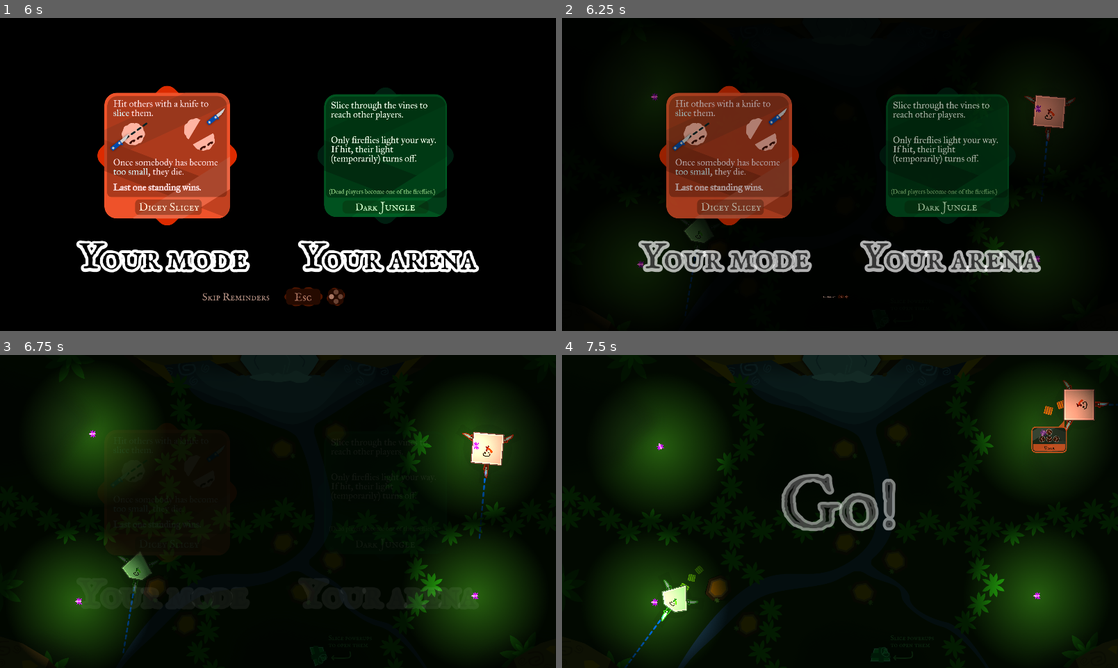
Above: before the commit, frames 1-4 (two rows, left to right).
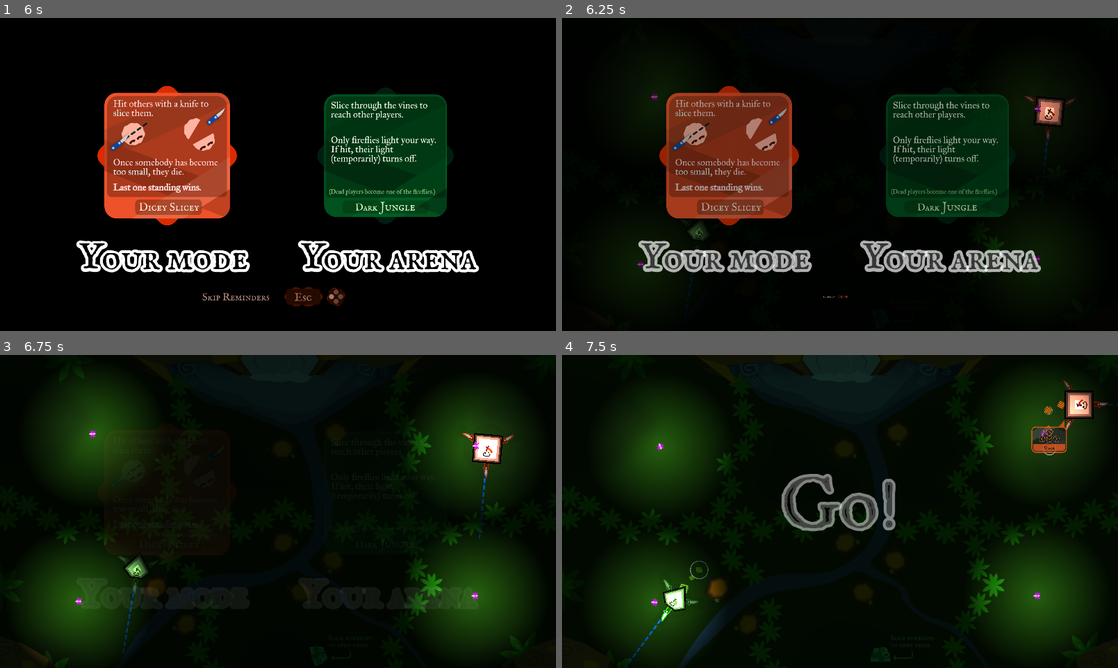
Above: after the commit, the same moments.

Repository: Pandaqi/Pumpkins
Game: Godot game, scene res://Main.tscn
Same seed, same stepped clock (60 frames per second), same inputs: the game is played once before the commit and once after it. This scene is started directly instead of the project's main scene. Sound files missing from this copy of the repository are replaced by a short silence.
Inputs (mouse positions are in pixels of both pictures, inside the frame that each line leads up to):
- Up to frame 1 (6 s): tap Enter (add_keyboard_player) at 0.5, 1.35 s; move the mouse to (400, 158) at 0.52 s; hold Right (ui_right) 0.53-1.28 s; tap B (add_bot) at 0.6 s; click (400, 158) at 0.67 s; tap R (pause_restart) at 1.25, 2.75, 5 s; move the mouse to (166, 190) at 1.27 s; hold Down (ui_down) 1.28-2.03 s; tap Space (config_continue) at 2, 2.1, 4.25 s; move the mouse to (333, 105) at 2.02 s; hold Right (ui_right) 2.03-2.78 s; move the mouse to (250, 237) at 2.77 s; hold Up (ui_up) 2.78-3.53 s; tap Shift (remove_keyboard_player) at 2.85 s; click (250, 237) at 2.92 s; move the mouse to (444, 221) at 3.52 s; hold Left (ui_left) 3.53-5.03 s; tap K at 3.6 s; move the mouse to (111, 127) at 4.27 s; tap J at 4.35 s; move the mouse to (305, 174) at 5.02 s; hold Down (ui_down) 5.03-5.78 s; tap H at 5.1 s; click (305, 174) at 5.17 s; move the mouse to (194, 96) at 5.77 s; hold Right (ui_right) from 5.78 s (still down); tap U at 5.85 s
- Up to frame 2 (6.25 s): keep holding Right (ui_right)
- Up to frame 3 (6.75 s): move the mouse to (400, 495) at 6.52 s; release Right (ui_right) at 6.53 s; hold Up (ui_up) from 6.53 s (still down); tap P at 6.6 s
- Up to frame 4 (7.5 s): move the mouse to (728, 527) at 7.27 s; release Up (ui_up) at 7.28 s; hold Right (ui_right) from 7.28 s (still down); tap V at 7.35 s; click (728, 527) at 7.42 s

Frame 1 is identical in both runs. In frame 2, 0.6% of the frame differs, in the area x 22-91%, y 24-72%; in frame 3, 0.8%; in frame 4, 1.0%, in the area x 17-96%, y 10-83%.

Commit message:
Finishes swimming pool, adds more fixes, plans for tomorrow

Diff:
--- a/arenas/swimming_pool.tscn
+++ b/arenas/swimming_pool.tscn
@@ -10,12 +10,18 @@
 [ext_resource path="res://assets/arenas/swimming_pool/water_surface_mask.png" type="Texture" id=8]
 [ext_resource path="res://assets/arenas/graveyard/light_texture.png" type="Texture" id=9]
 [ext_resource path="res://scripts/arenas/swimming_pool/drain.gd" type="Script" id=10]
+[ext_resource path="res://assets/arenas/swimming_pool/wave_button.png" type="Texture" id=11]
+[ext_resource path="res://scripts/modules/module_voting.gd" type="Script" id=12]
+[ext_resource path="res://scripts/modules/module_voting_element.gd" type="Script" id=13]
 
 [sub_resource type="ShaderMaterial" id=4]
 
 [sub_resource type="RectangleShape2D" id=5]
 extents = Vector2( 971.08, 44.0072 )
 
+[sub_resource type="RectangleShape2D" id=7]
+extents = Vector2( 55.3299, 54.4586 )
+
 [sub_resource type="RectangleShape2D" id=1]
 extents = Vector2( 21.75, 343.168 )
 
@@ -25,7 +31,7 @@
 [sub_resource type="CircleShape2D" id=6]
 radius = 256.665
 
-[node name="DarkJungle" instance=ExtResource( 1 )]
+[node name="SwimmingPool" instance=ExtResource( 1 )]
 
 [node name="Bg" type="Sprite" parent="Map/BG" index="0"]
 texture = ExtResource( 4 )
@@ -70,6 +76,70 @@
 mode = 3
 range_item_cull_mask = 4
 
+[node name="Voting" type="Node2D" parent="Map/BG/WaterSurface" index="3"]
+script = ExtResource( 12 )
+
+[node name="Tween" type="Tween" parent="Map/BG/WaterSurface/Voting" index="0"]
+
+[node name="DirUp" type="Area2D" parent="Map/BG/WaterSurface/Voting" index="1"]
+position = Vector2( 172.227, 161.085 )
+collision_layer = 16
+collision_mask = 16
+script = ExtResource( 13 )
+option = 3
+
+[node name="CollisionShape2D" type="CollisionShape2D" parent="Map/BG/WaterSurface/Voting/DirUp" index="0"]
+position = Vector2( 0.272583, 0.588455 )
+shape = SubResource( 7 )
+
+[node name="Sprite" type="Sprite" parent="Map/BG/WaterSurface/Voting/DirUp" index="1"]
+texture = ExtResource( 11 )
+
+[node name="DirDown" type="Area2D" parent="Map/BG/WaterSurface/Voting" index="2"]
+position = Vector2( 172.227, 292.657 )
+collision_layer = 16
+collision_mask = 16
+script = ExtResource( 13 )
+option = 1
+
+[node name="CollisionShape2D" type="CollisionShape2D" parent="Map/BG/WaterSurface/Voting/DirDown" index="0"]
+position = Vector2( 0.272583, 0.588455 )
+shape = SubResource( 7 )
+
+[node name="Sprite" type="Sprite" parent="Map/BG/WaterSurface/Voting/DirDown" index="1"]
+texture = ExtResource( 11 )
+flip_v = true
+
+[node name="DirRight" type="Area2D" parent="Map/BG/WaterSurface/Voting" index="3"]
+position = Vector2( 1815.54, 938.902 )
+rotation = 1.5708
+collision_layer = 16
+collision_mask = 16
+script = ExtResource( 13 )
+option = 0
+
+[node name="CollisionShape2D" type="CollisionShape2D" parent="Map/BG/WaterSurface/Voting/DirRight" index="0"]
+position = Vector2( 0.272583, 0.588455 )
+shape = SubResource( 7 )
+
+[node name="Sprite" type="Sprite" parent="Map/BG/WaterSurface/Voting/DirRight" index="1"]
+texture = ExtResource( 11 )
+
+[node name="DirLeft" type="Area2D" parent="Map/BG/WaterSurface/Voting" index="4"]
+position = Vector2( 1685.44, 938.902 )
+rotation = -1.5708
+collision_layer = 16
+collision_mask = 16
+script = ExtResource( 13 )
+option = 2
+
+[node name="CollisionShape2D" type="CollisionShape2D" parent="Map/BG/WaterSurface/Voting/DirLeft" index="0"]
+position = Vector2( 0.272583, 0.588455 )
+shape = SubResource( 7 )
+
+[node name="Sprite" type="Sprite" parent="Map/BG/WaterSurface/Voting/DirLeft" index="1"]
+texture = ExtResource( 11 )
+
 [node name="Entities" type="Sprite" parent="Map/Entities" index="0"]
 texture = ExtResource( 2 )
 centered = false
@@ -257,5 +327,9 @@
 [connection signal="body_entered" from="Map/BG/WaterSurface/Area2D" to="Map/BG/WaterSurface" method="_on_Area2D_body_entered"]
 [connection signal="body_exited" from="Map/BG/WaterSurface/Area2D" to="Map/BG/WaterSurface" method="_on_Area2D_body_exited"]
 [connection signal="body_entered" from="Map/BG/WaterSurface/WaterLine" to="Map/BG/WaterSurface" method="_on_WaterLine_body_entered"]
+[connection signal="body_entered" from="Map/BG/WaterSurface/Voting/DirUp" to="Map/BG/WaterSurface/Voting/DirUp" method="_on_DirUp_body_entered"]
+[connection signal="body_entered" from="Map/BG/WaterSurface/Voting/DirDown" to="Map/BG/WaterSurface/Voting/DirDown" method="_on_DirUp_body_entered"]
+[connection signal="body_entered" from="Map/BG/WaterSurface/Voting/DirRight" to="Map/BG/WaterSurface/Voting/DirRight" method="_on_DirUp_body_entered"]
+[connection signal="body_entered" from="Map/BG/WaterSurface/Voting/DirLeft" to="Map/BG/WaterSurface/Voting/DirLeft" method="_on_DirUp_body_entered"]
 [connection signal="timeout" from="CustomLogic/Timer" to="CustomLogic" method="_on_Timer_timeout"]
 [connection signal="timeout" from="CustomLogic/ItemTimer" to="CustomLogic" method="_on_ItemTimer_timeout"]
--- a/scenes/player.tscn
+++ b/scenes/player.tscn
@@ -32,6 +32,7 @@
 [ext_resource path="res://assets/ui/idle_indicator.png" type="Texture" id=30]
 [ext_resource path="res://scenes/modules/teleporter.tscn" type="PackedScene" id=31]
 [ext_resource path="res://scripts/modules/module_respawner.gd" type="Script" id=32]
+[ext_resource path="res://assets/particles/water_circle.png" type="Texture" id=33]
 
 [sub_resource type="Animation" id=15]
 length = 0.001
@@ -264,6 +265,29 @@
 scale_curve = SubResource( 5 )
 color_ramp = SubResource( 7 )
 
+[sub_resource type="Gradient" id=22]
+offsets = PoolRealArray( 0, 0.836, 1 )
+colors = PoolColorArray( 1, 1, 1, 0, 1, 1, 1, 1, 1, 1, 1, 0 )
+
+[sub_resource type="GradientTexture" id=23]
+gradient = SubResource( 22 )
+
+[sub_resource type="Curve" id=19]
+_data = [ Vector2( 0, 0 ), 0.0, 1.50341, 0, 0, Vector2( 1, 1 ), 0.0, 0.0, 0, 0 ]
+
+[sub_resource type="CurveTexture" id=20]
+curve = SubResource( 19 )
+
+[sub_resource type="ParticlesMaterial" id=21]
+flag_disable_z = true
+gravity = Vector3( 0, 0, 0 )
+orbit_velocity = 0.0
+orbit_velocity_random = 0.0
+scale = 0.25
+scale_random = 0.25
+scale_curve = SubResource( 20 )
+color_ramp = SubResource( 23 )
+
 [sub_resource type="Animation" id=8]
 resource_name = "LightFLicker"
 loop = true
@@ -495,6 +519,13 @@
 process_material = SubResource( 3 )
 texture = ExtResource( 22 )
 
+[node name="WaterParticles" type="Particles2D" parent="Particles"]
+amount = 4
+randomness = 0.5
+local_coords = false
+process_material = SubResource( 21 )
+texture = ExtResource( 33 )
+
 [node name="Light2D" type="Light2D" parent="."]
 texture = ExtResource( 24 )
 energy = 0.5
--- a/scripts/arenas/swimming_pool/custom_logic.gd
+++ b/scripts/arenas/swimming_pool/custom_logic.gd
@@ -113,12 +113,10 @@
 
 	item_scenes.shuffle()
 	var rand_item = item_scenes[0].instance()
-
-	# DEBUGGING:
-	rand_item = item_scenes[2].instance()
-
 	rand_item.set_position(rand_position)
 	map.entities.add_child(rand_item)
+
+	rand_item.modules.status.set_delete_audio("balloonpop")
 
 	tween.interpolate_property(rand_item, "scale",
 		Vector2.ZERO, Vector2(1,1), 0.66,
--- a/scripts/arenas/swimming_pool/water_surface.gd
+++ b/scripts/arenas/swimming_pool/water_surface.gd
@@ -2,7 +2,7 @@
 
 const RESET_THRESHOLD : float = 0.996 # closer to 1 means a longer wait between waves
 
-const NUM_WAVES_UNTIL_DIR_CHANGE : int = 5
+const NUM_WAVES_UNTIL_DIR_CHANGE : int = 4
 
 onready var area = $Area2D
 onready var water_line = $WaterLine
@@ -17,8 +17,18 @@
 
 var vp = Vector2(1920,1080)
 
+onready var voting = $Voting
+onready var mode = get_node("/root/Main/ModeManager")
+
 func _ready():
+	check_if_voting_needed()
 	change_direction()
+
+func check_if_voting_needed():
+	if mode.players_can_die(): return
+
+	voting.queue_free()
+	voting = null
 
 func _physics_process(dt):
 	move_water_line(dt)
@@ -47,8 +57,8 @@
 	ortho.y = abs(ortho.y)
 
 	var abs_water_dir = water_dir
-	water_dir.x = abs(water_dir.x)
-	water_dir.y = abs(water_dir.y)
+	abs_water_dir.x = abs(water_dir.x)
+	abs_water_dir.y = abs(water_dir.y)
 
 	var line_offset = 0.5 * vp * ortho
 	var actual_line = visual_water_line * abs_water_dir * vp
@@ -60,10 +70,14 @@
 
 	material.set_shader_param("cur_line", visual_water_line)
 
-func change_direction():
+func change_direction(new_dir : Vector2 = Vector2.ZERO):
+
 	# ensure it changes to something different
-	var rand_index = randi() % 3 + 1
-	water_dir = water_dir.rotated(rand_index * 0.5*PI)
+	if new_dir.length() <= 0.03:
+		var rand_index = randi() % 3 + 1
+		water_dir = water_dir.rotated(rand_index * 0.5*PI)
+	else:
+		water_dir = new_dir
 
 	material.set_shader_param("water_dir", water_dir)
 
@@ -76,6 +90,16 @@
 	num_waves_passed += 1
 	if num_waves_passed >= NUM_WAVES_UNTIL_DIR_CHANGE:
 		change_direction()
+
+	if not voting: return
+	var vote_result = voting.request_and_reset_results()
+
+	if vote_result < 0: return
+
+	var rot = vote_result * 0.5 * PI
+	var dir = Vector2(cos(rot), sin(rot))
+
+	change_direction(dir)
 
 func _on_Area2D_body_entered(body):
 	body.modules.status.enter_water()
--- a/scripts/globals/global_audio.gd
+++ b/scripts/globals/global_audio.gd
@@ -22,6 +22,7 @@
 
 	"grab": preload("res://assets/audio/grab.ogg"),
 	"move": preload("res://assets/audio/move.ogg"),
+	"move_water": preload("res://assets/audio/water_slosh.ogg"),
 
 	"collect": preload("res://assets/audio/collect.ogg"),
 	"lose": preload("res://assets/audio/lose.ogg"),
@@ -50,7 +51,8 @@
 	],
 
 	"switch": preload("res://assets/audio/switch.ogg"),
-	"teleport": preload("res://assets/audio/teleport.ogg")
+	"teleport": preload("res://assets/audio/teleport.ogg"),
+	"balloonpop": preload("res://assets/audio/balloonpop.ogg"),
 }
 
 func _ready():
--- a/scripts/globals/global_dict.gd
+++ b/scripts/globals/global_dict.gd
@@ -6,7 +6,7 @@
 	'powerups': [],
 	'throwables': [],
 
-	'use_cartoony_coloring': true,
+	'use_cartoony_coloring': false,
 
 	'max_players': 6,
 	'auto_pickup_powerups': false,
--- a/scripts/modules/module_drawer.gd
+++ b/scripts/modules/module_drawer.gd
@@ -92,7 +92,7 @@
 	# now keep merging with shapes until none left
 	var counter = 1
 	var full_polygon = shape_list[0]
-	while shape_list.size() > 1:
+	while shape_list.size() > 1 and counter < shape_list.size():
 		var new_polygon = Geometry.merge_polygons_2d(full_polygon, shape_list[counter])
 
 		# no succesful merge? continue
--- a/scripts/modules/module_mover.gd
+++ b/scripts/modules/module_mover.gd
@@ -43,7 +43,17 @@
 	move_regular(vec)
 
 	if not move_audio_player or not is_instance_valid(move_audio_player):
-		move_audio_player = GlobalAudio.play_dynamic_sound(body, "move", -9)
+		create_move_audio()
+
+func recreate_move_audio():
+	remove_move_audio()
+	create_move_audio()
+
+func create_move_audio():
+	var key = "move"
+	if body.modules.status.in_water: key = "move_water"
+
+	move_audio_player = GlobalAudio.play_dynamic_sound(body, key, -9)
 
 func remove_move_audio():
 	if not move_audio_player: return
@@ -71,7 +81,7 @@
 
 	var speed_penalty_for_size = body.modules.shaper.get_size_as_ratio()*0.5 + 0.5
 	var speed_penalty_water = 1.0
-	if in_water: speed_penalty_water = 0.5
+	if in_water: speed_penalty_water = 0.775
 
 	var final_speed = speed_multiplier*MOVE_SPEED*speed_penalty_for_size*speed_penalty_water
 	var final_vec = forward_vec*final_speed
--- a/scripts/modules/module_particles.gd
+++ b/scripts/modules/module_particles.gd
@@ -1,6 +1,11 @@
 extends Node2D
 
 onready var part : Particles2D = $Particles2D
+onready var water_part : Particles2D = $WaterParticles
+
+onready var body = get_parent()
+
+var is_moving : bool = false
 
 func disable():
 	self.queue_free()
@@ -8,8 +13,24 @@
 func update_team_num(num):
 	part.texture = load("res://assets/ui/TeamIcon-" + str(num+1) + ".png")
 
+# NOTE: Don't use "set_visible(true/false)" as that immediately hides all particles, even those that were still happening
+# NOTE: Simply use "set_emitting(true/false)" to prevent NEW ones from spawning, but keep the old ones happening
 func _on_Mover_movement_started():
+	is_moving = true
+
 	part.set_emitting(true)
 
+	if body.modules.status.in_water:
+		water_part.set_emitting(true)
+
+func enter_water():
+	water_part.set_emitting(true)
+
+func exit_water():
+	water_part.set_emitting(false)
+
 func _on_Mover_movement_stopped():
+	is_moving = false
+
 	part.set_emitting(false)
+	water_part.set_emitting(false)
--- a/scripts/modules/module_projectile_bodyless.gd
+++ b/scripts/modules/module_projectile_bodyless.gd
@@ -143,9 +143,7 @@
 		body.set_rotation(old_rotation - hit_body.rotation)
 		body.set_position(hit_body.to_local(old_position))
 
-		body.modules.status.reset_to_held_state()
-
-		print("GETTING STUCK _IN_ SOME _MOVING_ THING")
+		body.modules.status.reset_to_held_and_stuck_state()
 
 	return true
 
--- a/scripts/modules/module_selfdestructor.gd
+++ b/scripts/modules/module_selfdestructor.gd
@@ -13,15 +13,19 @@
 
 func _on_Timer_timeout():
 	throw_away_all_throwables_we_own()
-
-	body.queue_free()
+	body.modules.status.delete()
 
 func throw_away_all_throwables_we_own():
-	for child in get_children():
+	for child in body.get_children():
 		if child.is_in_group("Throwables"):
-			var vec = (child.global_position - global_position).normalized() * 1000.0
+			var old_pos = child.global_position
+			var old_rot = child.global_rotation
+			var vec = (old_pos - global_position).normalized() * 1000.0
 
-			remove_child(child)
+			child.get_parent().remove_child(child)
 			map.knives.add_child(child)
 
-			child.throw(null, vec)
+			child.set_position(old_pos)
+			child.set_rotation(old_rot)
+
+			child.modules.thrower.throw(null, vec)
--- a/scripts/modules/module_slasher.gd
+++ b/scripts/modules/module_slasher.gd
@@ -4,7 +4,7 @@
 const QUICK_SLASH_COOLDOWN_DURATION : float = 3000.0 # milliseconds
 
 const ROTATE_SPEED : float = 1.0
-const WATER_ROTATE_SPEED : float = 0.66
+const WATER_ROTATE_SPEED : float = 0.87
 const AIM_INTERP_FACTOR : float = 0.25
 
 onready var body = get_parent()
--- a/scripts/modules/module_status_item.gd
+++ b/scripts/modules/module_status_item.gd
@@ -1,4 +1 @@
 extends "res://scripts/modules/status_general.gd"
-
-func delete():
-	get_parent().queue_free()
--- /dev/null
+++ b/scripts/modules/module_voting.gd
@@ -0,0 +1,50 @@
+extends Node2D
+
+const MAX_OPTIONS : int = 4
+
+var votes_per_option = []
+var nodes_used_for_voting = []
+
+onready var tween = $Tween
+onready var particles = get_node("/root/Main/Particles")
+
+func _ready():
+	reset()
+
+func cast_vote(node):
+	tween.interpolate_property(node, "scale",
+		Vector2(1,1)*1.5, Vector2(1,1), 0.5,
+		Tween.TRANS_LINEAR, Tween.EASE_OUT)
+
+	tween.start()
+
+	votes_per_option[node.option] += 1
+	particles.general_feedback(node.global_position, "Voted!")
+
+	if not node in nodes_used_for_voting:
+		nodes_used_for_voting.append(node)
+
+func reset():
+	votes_per_option.resize(MAX_OPTIONS)
+	for i in range(MAX_OPTIONS):
+		votes_per_option[i] = 0
+
+	for node in nodes_used_for_voting:
+		particles.general_feedback(node.global_position, "Reset!")
+
+	nodes_used_for_voting = []
+
+func get_option_with_most_votes():
+	var option = -1
+	var votes = 0
+	for i in range(MAX_OPTIONS):
+		if votes_per_option[i] > votes:
+			votes = votes_per_option[i]
+			option = i
+
+	return option
+
+func request_and_reset_results():
+	var result = get_option_with_most_votes()
+	reset()
+	return result
--- /dev/null
+++ b/scripts/modules/module_voting_element.gd
@@ -0,0 +1,11 @@
+extends Area2D
+
+export var option : int = -1
+
+onready var voter = get_parent()
+
+func _on_DirUp_body_entered(body):
+	if not body.is_in_group("Players"): return
+	if not body.modules.status.is_dead: return
+
+	voter.cast_vote(self)
--- a/scripts/modules/modules_status.gd
+++ b/scripts/modules/modules_status.gd
@@ -120,7 +120,7 @@
 		return
 
 	is_dead = true
-	make_ghost()
+	make_ghost(true)
 
 	var params = {}
 	if not is_bot: params = arena.on_player_death(body)
@@ -190,5 +190,11 @@
 func enter_water():
 	in_water = true
 
+	body.modules.mover.recreate_move_audio()
+	body.modules.particles.enter_water()
+
 func exit_water():
 	in_water = false
+
+	body.modules.mover.recreate_move_audio()
+	body.modules.particles.exit_water()
--- a/scripts/modules/status_general.gd
+++ b/scripts/modules/status_general.gd
@@ -3,6 +3,10 @@
 var in_water : bool = false
 var player_num : int = -1
 var team_num : int = -1
+
+var delete_audio_key : String = ""
+
+onready var body = get_parent()
 
 func enter_water():
 	in_water = true
@@ -12,3 +16,12 @@
 
 func react_to_areas():
 	return true
+
+func set_delete_audio(key):
+	delete_audio_key = key
+
+func delete():
+	if delete_audio_key != "":
+		GlobalAudio.play_dynamic_sound(body, delete_audio_key)
+
+	body.queue_free()
--- a/scripts/throwable_modules/module_fake_body.gd
+++ b/scripts/throwable_modules/module_fake_body.gd
@@ -29,7 +29,7 @@
 func _physics_process(dt):
 	reset_all()
 
-	if body.modules.status.being_held: return
+	if body.modules.status.being_held and body.modules.owner.is_a_player(): return
 	space_state = get_world_2d().direct_space_state
 
 	shoot_raycast(dt)
--- a/scripts/throwable_modules/module_grabber.gd
+++ b/scripts/throwable_modules/module_grabber.gd
@@ -22,7 +22,7 @@
 	enable()
 
 func try_grabbing(other_body):
-	if body.modules.status.being_held: return false
+	if body.modules.status.being_held and body.modules.owner.is_a_player(): return false
 	if not other_body.is_in_group("Grabbers"): return false
 	if grabbing_by_owner_disabled and body.modules.owner.is_body(other_body): return false
 	return check_valid_grab(other_body)
--- a/scripts/throwable_modules/module_mover.gd
+++ b/scripts/throwable_modules/module_mover.gd
@@ -1,7 +1,7 @@
 extends Node2D
 
-const LINEAR_DAMPING : float = 0.995
-const WATER_DAMPING : float = 0.99
+const LINEAR_DAMPING : float = 0.997
+const WATER_DAMPING : float = 0.9935 # minute differences here can make a HUGE difference, as it's multiplied every frame
 const MIN_SIGNIFICANT_VELOCITY : float = 90.0
 const MIN_BOOMERANG_VELOCITY : float = 500.0
 const GHOST_KNIFE_VELOCITY : float = 200.0
--- a/scripts/throwable_modules/module_status.gd
+++ b/scripts/throwable_modules/module_status.gd
@@ -47,6 +47,11 @@
 func record_succesful_action(val):
 	num_succesful_actions += val
 
+func reset_to_held_and_stuck_state():
+	reset_to_held_state()
+
+	is_stuck = true
+
 func reset_to_held_state():
 	is_stuck = false
 	being_held = true
--- a/scripts/throwable_modules/module_thrower.gd
+++ b/scripts/throwable_modules/module_thrower.gd
@@ -5,11 +5,12 @@
 func throw(thrower, vel):
 	body.modules.status.reset_to_thrown_state()
 
-	body.modules.owner.set_owner(thrower)
+	if thrower:
+		body.modules.owner.set_owner(thrower)
+		body.remove_collision_exception_with(thrower)
+
 	body.modules.mover.set_velocity(vel)
 	body.modules.grabber.disable()
-
-	body.remove_collision_exception_with(thrower)
 
 #	if body.modules.fakebody.has_real_body:
 #		body.modules.fakebody.enable_real_collisions()
--- a/scripts/throwable_modules/modules_owner.gd
+++ b/scripts/throwable_modules/modules_owner.gd
@@ -18,6 +18,9 @@
 
 func is_friendly():
 	return (mode == "friendly")
+
+func is_a_player():
+	return my_owner and my_owner.is_in_group("Players")
 
 func set_owner(o):
 	my_owner = o
Not shown: 1 places in arenas/swimming_pool.tscn that only renumber resources
Binary file added: assets/arenas/swimming_pool/wave_button.png
Not shown, added: assets/arenas/swimming_pool/wave_button.png.import
Not shown, added: assets/audio/balloonpop.ogg.import
Not shown, added: assets/audio/water_slosh.ogg.import
Binary file added: assets/particles/water_circle.png
Not shown, added: assets/particles/water_circle.png.import
Binary file changed: assets/ui/settings/arenas.png
Binary file changed: assets/ui/settings/arenas_hover.png
Not shown: 2 places in scenes/player.tscn that only renumber resources
Not shown, added: assets/audio/balloonpop.ogg
Not shown, added: assets/audio/water_slosh.ogg
(and 18 more such lines)
